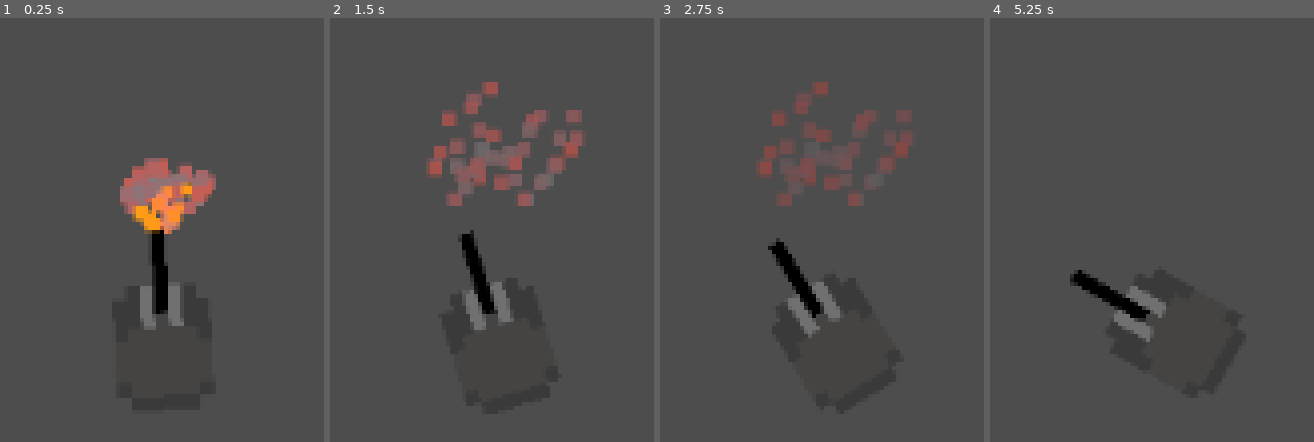
Above: before the commit, frames 1-4 (left to right).
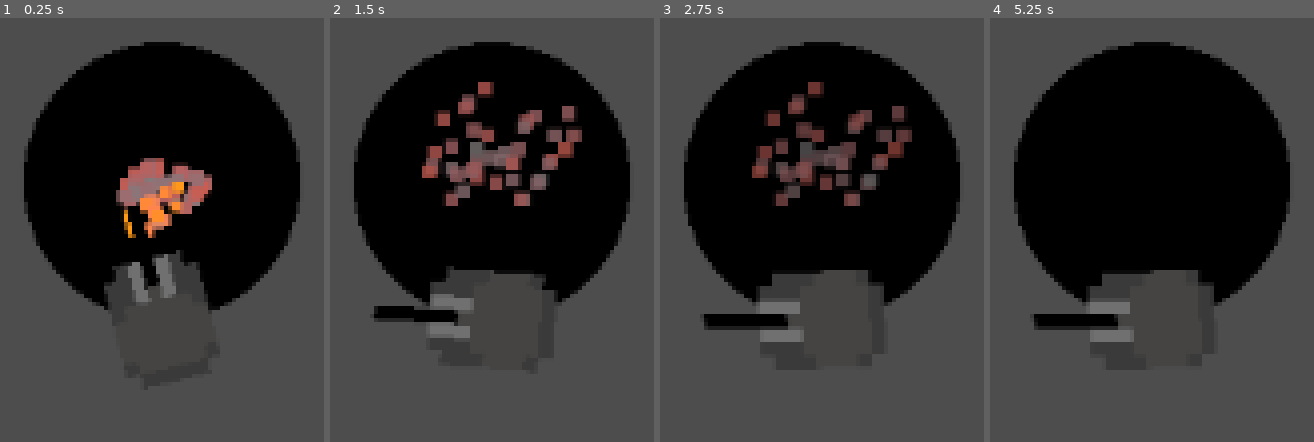
Above: after the commit, the same moments.

Repository: ObfuscatedOwl/bote-game
Game: Godot game, scene res://scenes/gun.tscn
Two runs of this game, one before a commit and one after it. Both use one fixed random seed, a clock stepped at 60 frames per second and the inputs below. This scene is started directly instead of the project's main scene.
Inputs (mouse positions are in pixels of both pictures, inside the frame that each line leads up to):
- Up to frame 1 (0.25 s): no input
- Up to frame 2 (1.5 s): tap Enter (runRotor) at 0.5 s; move the mouse to (outside the picture) at 0.52 s; hold Right (ui_right) 0.53-1.25 s; tap A (A) at 0.6 s; click (outside the picture) at 0.67 s; tap D (D) at 0.8 s; tap Space at 1.25 s; drag from (outside the picture) to (outside the picture) at 1.27 s
- Up to frame 3 (2.75 s): move the mouse to (outside the picture) at 2.02 s; hold Right (ui_right) from 2.03 s (still down); tap S (S) at 2.1 s; tap W (W) at 2.3 s
- Up to frame 4 (5.25 s): release Right (ui_right) at 2.75 s; drag from (outside the picture) to (outside the picture) at 2.77 s; tap Enter (runRotor) at 3.5 s; move the mouse to (outside the picture) at 3.52 s; hold Left (ui_left) 3.53-4.25 s; tap A (A) at 3.6 s; tap D (D) at 3.8 s; drag from (outside the picture) to (outside the picture) at 4.27 s; tap Space at 5 s; move the mouse to (1310, 319) at 5.02 s; hold Down (ui_down) from 5.03 s (still down); tap S (S) at 5.1 s; click (1310, 319) at 5.17 s

The runs differ from the first frame. In frame 1, 40% of the frame differs, in the area x 7-93%, y 5-74%; in frame 2, 40%; in frame 3, 40%; in frame 4, 43%, in the area x 7-93%, y 5-77%.

Commit message:
gun
not working atm

Diff:
--- a/bote game/scenes/gun.tscn
+++ b/bote game/scenes/gun.tscn
@@ -89,6 +89,7 @@
 
 [node name="Sprite2D" type="Sprite2D" parent="."]
 texture = ExtResource("2_vngco")
+offset = Vector2(0, -2)
 
 [node name="Camera2D" type="Camera2D" parent="."]
 zoom = Vector2(5, 5)
--- a/bote game/scripts/turret.gd
+++ b/bote game/scripts/turret.gd
@@ -1,32 +1,69 @@
 extends Node2D
 
+#~~~~~~~ TEMPORARY CONSTANTS - SHOULD BE EXPORTED SCENEWIDE FROM MAIN ~~~~~~~#
+
+const g = 10
+
+#~~~~~~~ ... ~~~~~~~#
+
+const muzzleSpeed = 50
 var reloadFull = 20
 var reloading = 20
 
-var targetingType = "global"
-var globalTarget = Vector2(1, 1)
-var boteTarget = null
-const turretTurnSpeed = 0.2
+const adjustmentIterations = 5
+var targeting = true
+var globalTarget = Vector2(0, -10)
 
+var relativeTargetVelocity = Vector2(0, 0)
+var adjustedTarget = Vector2.ZERO
+
+const turretTurnSpeed = 1
 var relativeTurn = 0
 
 func _ready():
-	position = Vector2(2, 2)
+	position = Vector2.ZERO
 
 func _process(delta):
+	globalTarget += relativeTargetVelocity * delta
+
 	if (reloading < reloadFull):
 		reloading += delta
 	else:
 		reloading = 0
 		fire()
 
-	# Remember turning can only occur if ship not blocking angle! IMPLEMENT THIS
-	if (targetingType == "global"):
-		relativeTurn = (globalTarget - position).angle() - rotation
+	if targeting:
+		adjustAim()
+		relativeTurn = adjustedTarget.angle() - rotation
 		if relativeTurn:
 			rotation += abs(relativeTurn)/relativeTurn * delta * turretTurnSpeed
-	elif (targetingType == "bote"):
-		pass
+	else:
+		# Return to default position
+		relativeTurn = -rotation
+		if relativeTurn:
+			rotation += abs(relativeTurn)/-relativeTurn * delta * turretTurnSpeed
+
+	queue_redraw()
+
+func _draw():
+	draw_circle(to_local(globalTarget), 10, Color(0, 0, 0))
+
+func adjustAim():
+	var relativeTarget = globalTarget - position
+
+	for adjustment in range(adjustmentIterations):
+		print(adjustment)
+		if inRange(relativeTarget.length()):
+			relativeTarget += relativeTargetVelocity * timeToStrike(relativeTarget.length())
+
+	adjustedTarget = relativeTarget
+
+func timeToStrike(x):
+	print(x / cos(asin((g * x) / pow(muzzleSpeed, 2)) / 2))
+	return x / cos(asin((g * x) / pow(muzzleSpeed, 2)) / 2)
+
+func inRange(x):
+	return (g * x) / pow(muzzleSpeed, 2) < 1
 
 func fire():
 	$"Smoke".emitting = true
Not shown: 1 places in bote game/scenes/testScene.tscn that only renumber resources
Binary file changed: bote game/sprites/botes/Destroyer.png
Not shown, changed: bote game/sprites/botes/Destroyer.png.import
